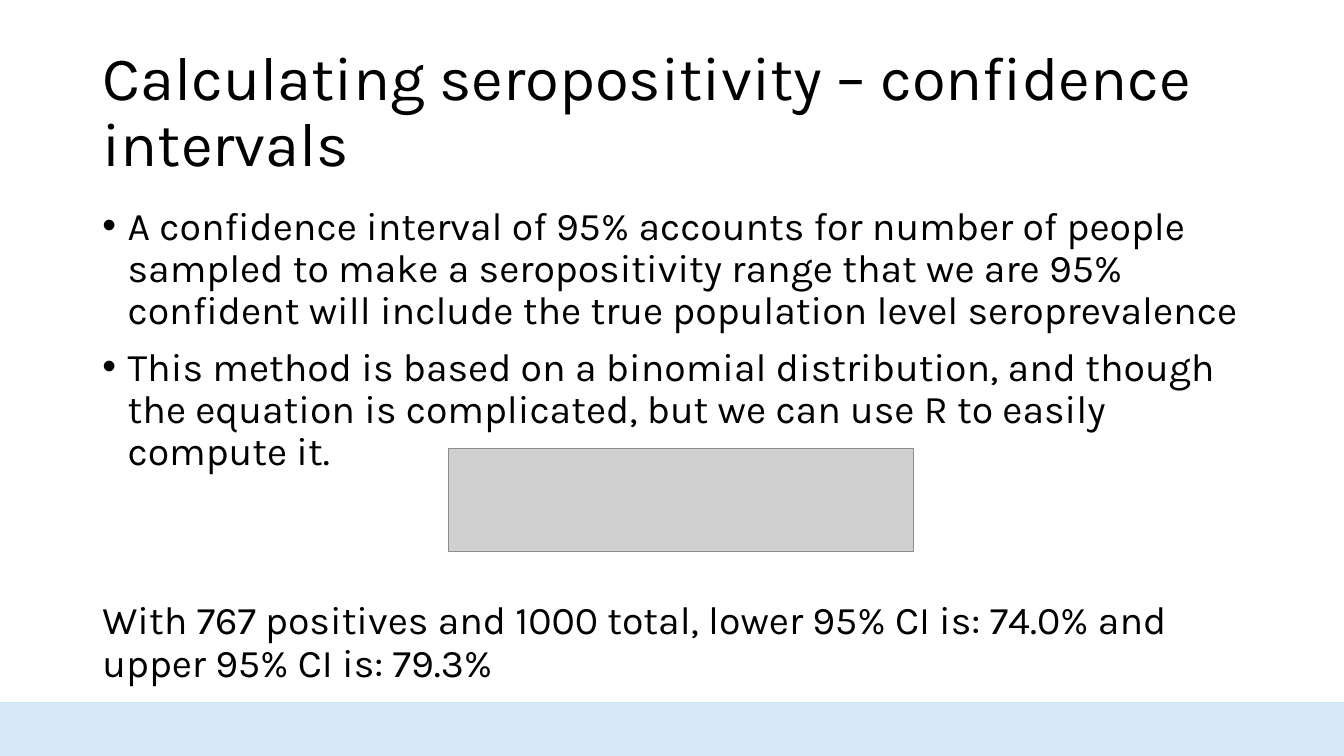
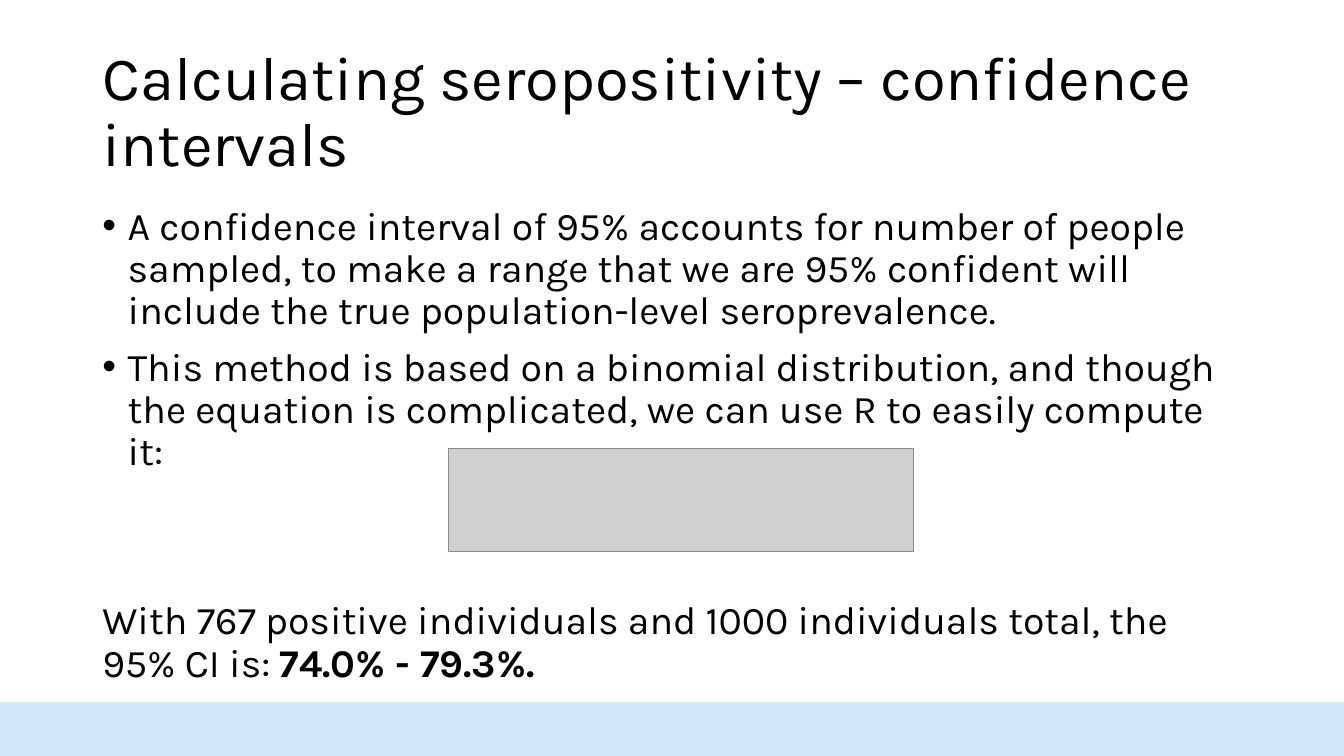
Before and after one commit to HopkinsIDD/seroanalytics_workshop, a slide deck: slide 16 of Lecture 3/Lecture 3 draft v2.pptx (slide 15 before the commit). Drawn at 1344x756 pixels with LibreOffice and Linux fonts; fonts in the diff are those of the drawing; grey boxes stand for pictures; background and template pictures are left out. Boxes give left, top, right and bottom in pixels: in the first picture for what was removed or moved away, otherwise in the second. Text is boxed around its words. In the diff, an @@ line names an element or a change of style, - is before the commit and + after.

```diff
--- a/Lecture 3/Lecture 3 draft v2.pptx
+++ b/Lecture 3/Lecture 3 draft v2.pptx
@@ text at <box>102,213,1214,678</box>: text changed @@
-• A confidence interval of 95% accounts for number of people sampled to make a seropositivity range that we are 95% confident will include the true population level seroprevalence
-• This method is based on a binomial distribution, and though the equation is complicated, but we can use R to easily compute it.
-With 767 positives and 1000 total, lower 95% CI is: 74.0% and upper 95% CI is: 79.3%
+• A confidence interval of 95% accounts for number of people sampled, to make a range that we are 95% confident will include the true population-level seroprevalence.
+• This method is based on a binomial distribution, and though the equation is complicated, we can use R to easily compute it:
+With 767 positive individuals and 1000 individuals total, the 95% CI is: 74.0% - 79.3%.
```
Also in this commit, not shown: 22 other slides changed, 1 slide added, 1 other file.
